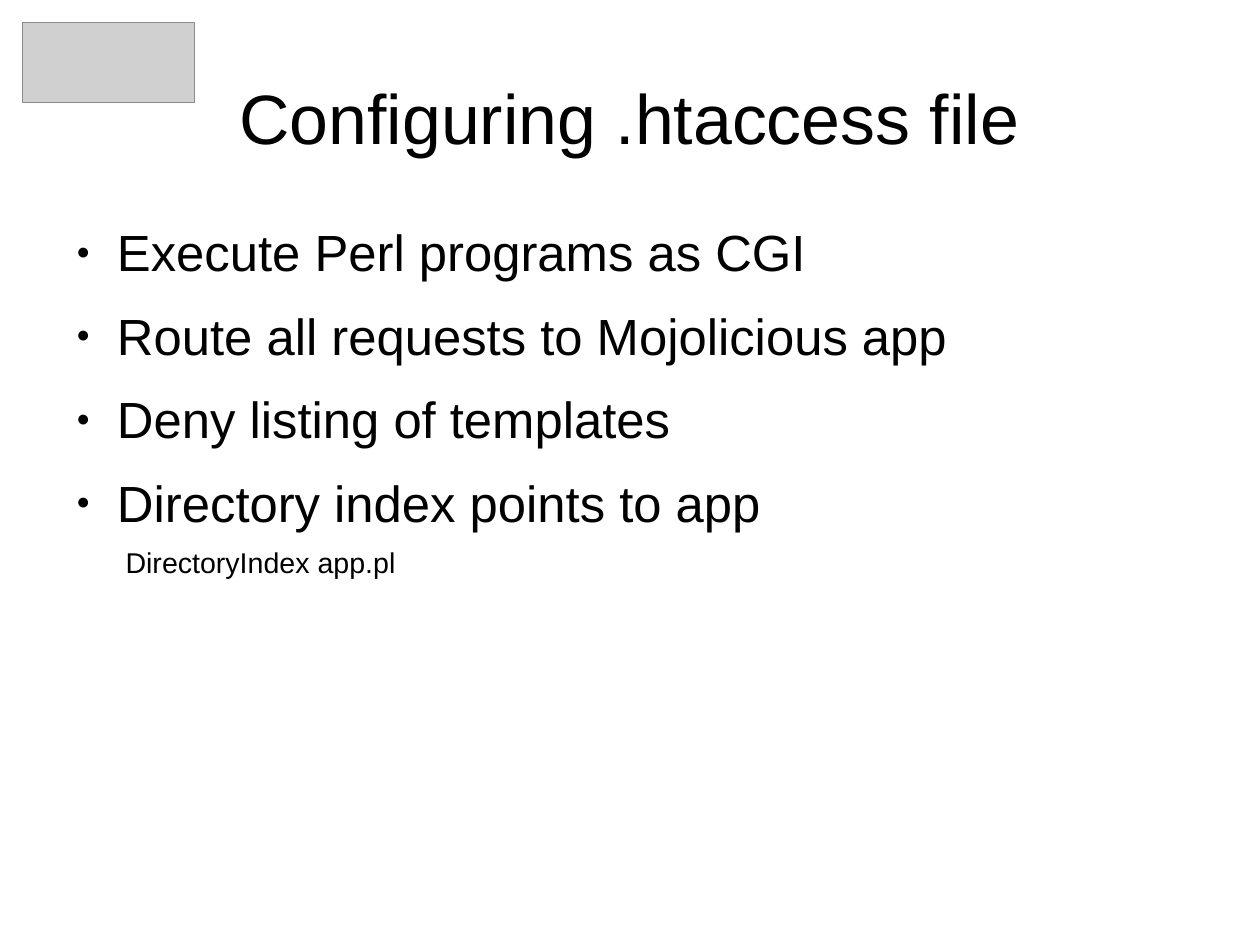
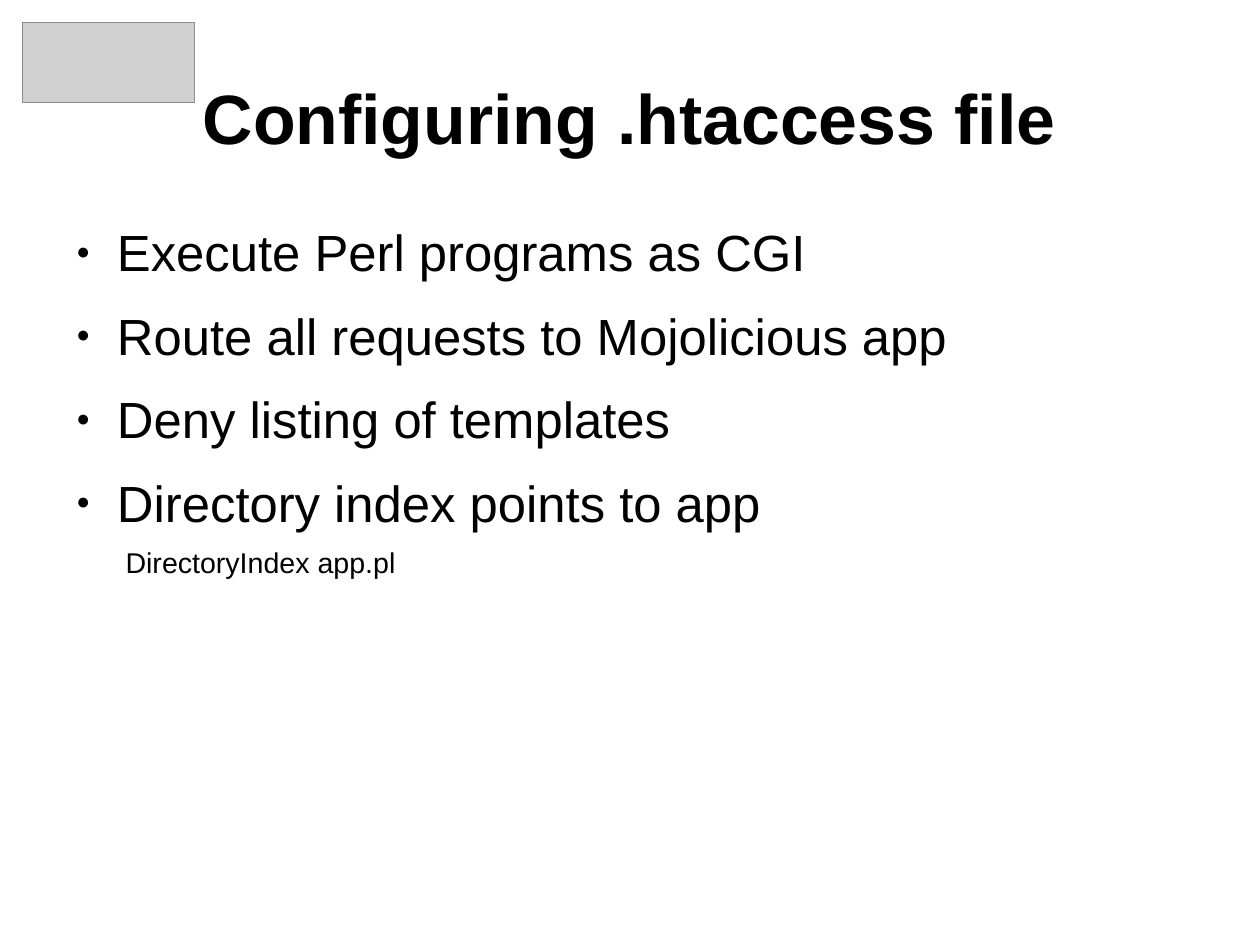
Before and after one commit to arpadszasz/perl-hosting-beginners-talk, a slide deck: slide 28 of clujpm-march2013-talk.odp (slide 29 before the commit). Drawn at 1260x945 pixels with LibreOffice and Linux fonts; fonts in the diff are those of the drawing; grey boxes stand for pictures. Boxes give left, top, right and bottom in pixels: in the first picture for what was removed or moved away, otherwise in the second. Text is boxed around its words. In the diff, an @@ line names an element or a change of style, - is before the commit and + after.

```diff
--- a/clujpm-march2013-talk.odp
+++ b/clujpm-march2013-talk.odp
@@ title "Configuring .htaccess file" at [203,93,1056,157]: bold on @@
```
Also in this commit, not shown: 18 other slides changed, 4 slides added, 2 slides removed, 1 other file.
